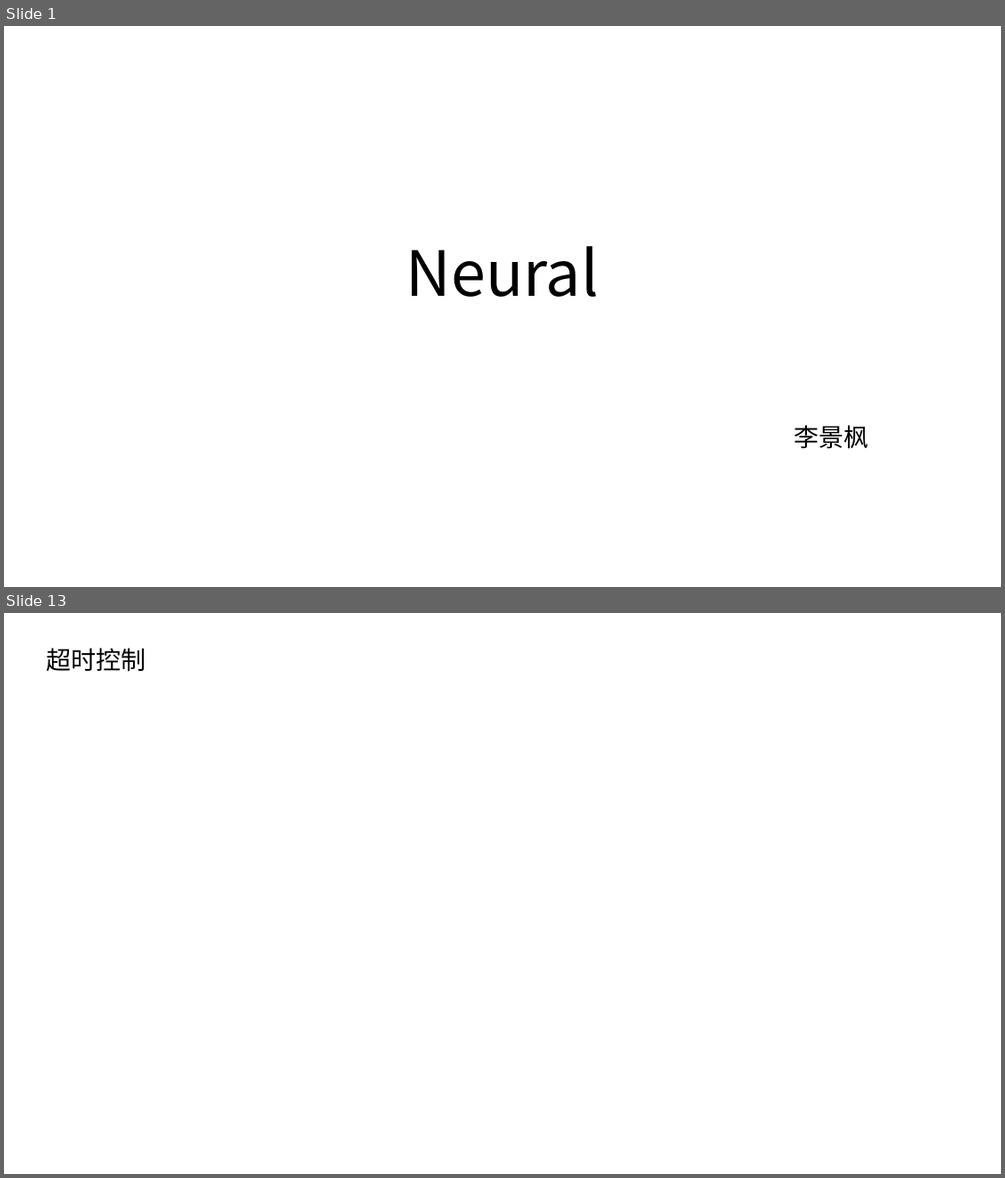
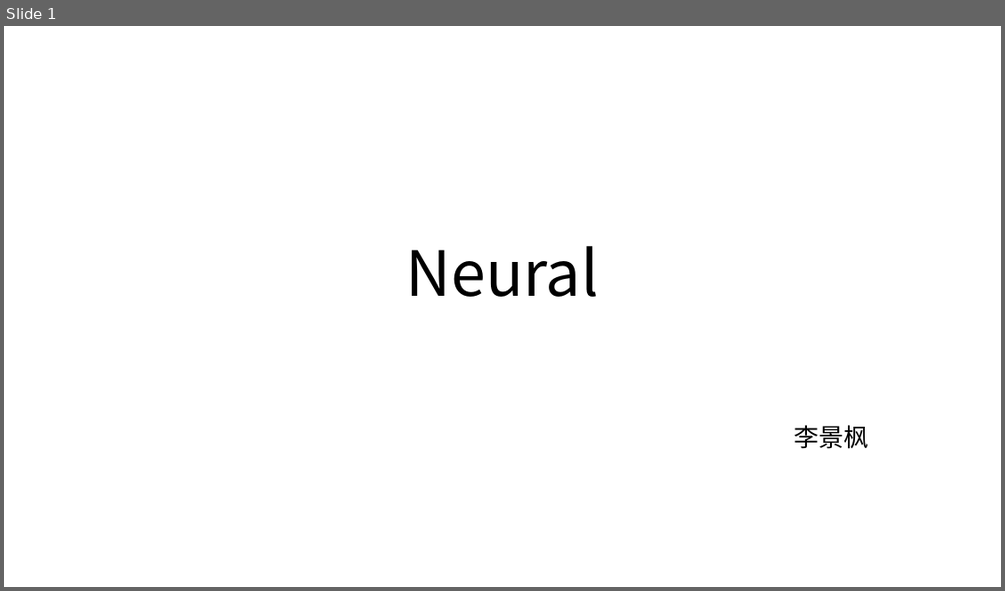
Before and after one commit to Joypigg/neural, a slide deck: docs/Neural.pptx. Shown one above the other, each under a label of ours: slides 1 and 13 before the commit, slide 1 after it; the slides between them are not shown. The pictures are 1005x1178 and 1005x591 pixels, drawn with LibreOffice and Linux fonts; fonts in the diff are those of the drawing. Boxes give left, top, right and bottom in pixels: in the first picture for what was removed or moved away, otherwise in the second. Text is boxed around its words. In the diff, an @@ line names an element or a change of style, - is before the commit and + after.

```diff
--- a/docs/Neural.pptx
+++ b/docs/Neural.pptx
@@ slide 13 removed at box(4, 613, 1001, 1174), background #FFFFFF @@
@@ title removed at box(47, 648, 146, 672) @@
-超时控制
```
Also in this commit, not shown: 2 slides changed, 5 slides added, 10 other slides removed, 2 other files.
